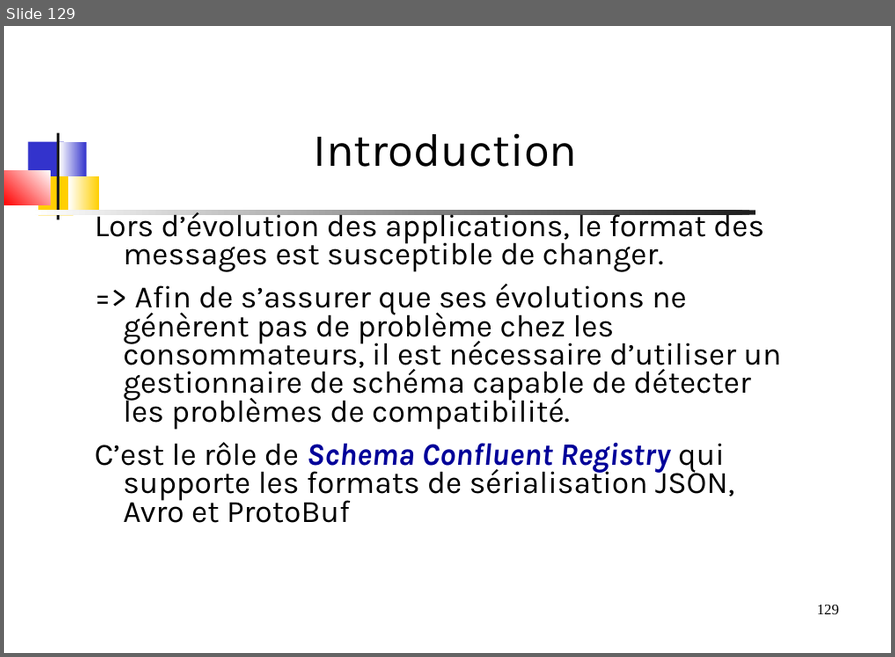
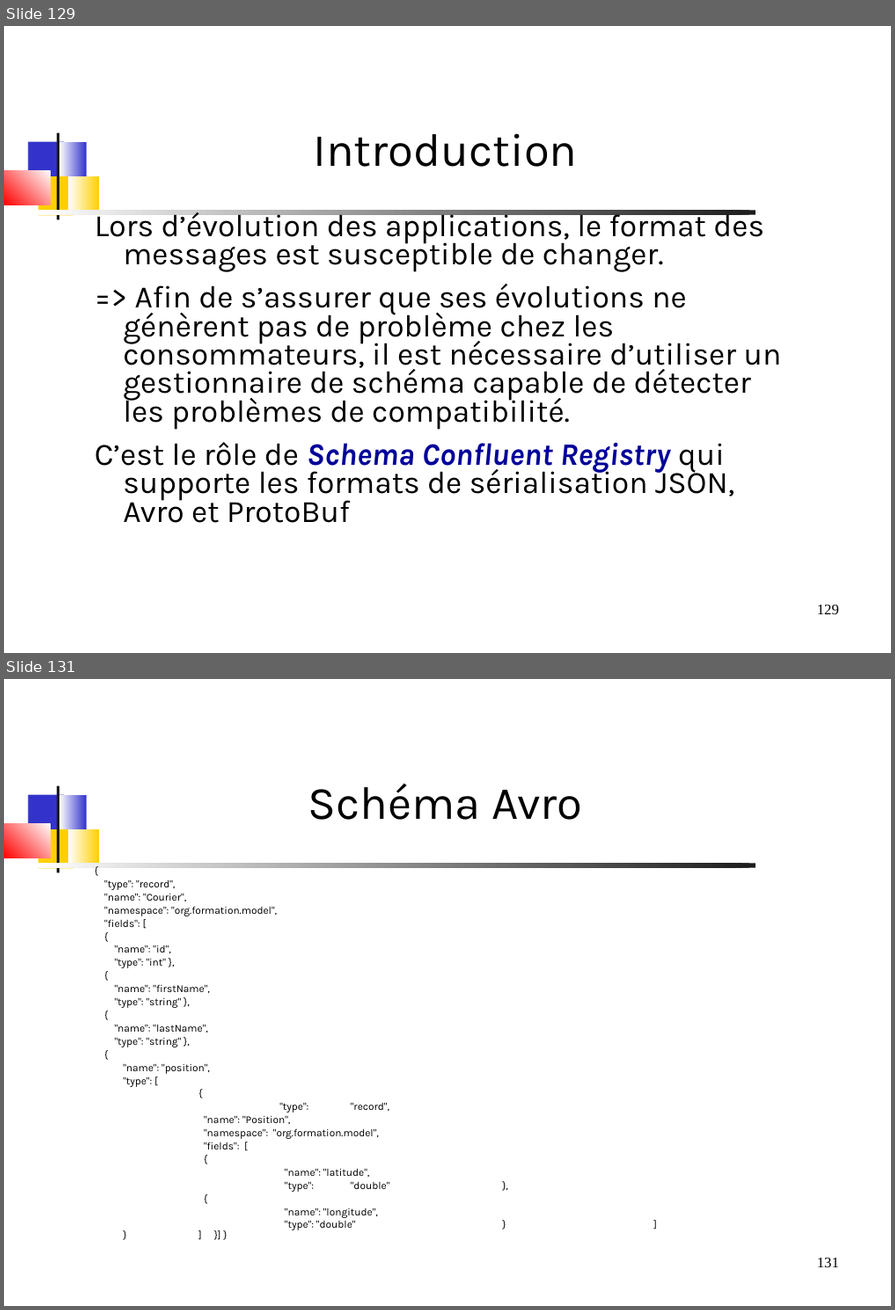
Before and after one commit to dthibau/kafka, a slide deck: KafkaAdmin.odp. Shown one above the other, each under a label of ours: slide 129 before the commit, slides 129 and 131 after it; the slides between them are not shown. The pictures are 895x657 and 895x1310 pixels, drawn with LibreOffice and Linux fonts; fonts in the diff are those of the drawing. Boxes give left, top, right and bottom in pixels: in the first picture for what was removed or moved away, otherwise in the second. Text is boxed around its words. In the diff, an @@ line names an element or a change of style, - is before the commit and + after.

```diff
--- a/KafkaAdmin.odp
+++ b/KafkaAdmin.odp
@@ slide 131 added at <box>4,679,891,1306</box>, background #FFFFFF; not listed: 8 template elements that a slide beside it also shows @@
@@ title added at <box>308,784,582,820</box>, 44 pt, text #000000 @@
+Schéma Avro
@@ text added at <box>104,881,390,1231</box>, 10 pt, text #000000 @@
+{
+"type": "record",
+"name": "Courier",
+"namespace": "org.formation.model",
+"fields": [
+{
+"name": "id",
+"type": "int" },
+{
+"name": "firstName",
+"type": "string" },
+{
+"name": "lastName",
+"type": "string" },
+{
+"name": "position",
+"type": [
+{
+"type": "record",
+"name": "Position",
+"namespace": "org.formation.model",
+"fields": [
+{
+"name": "latitude",
+"type": "double" },
+{
+"name": "longitude",
+"type": "double" } ] } ] }] }
```
Also in this commit, not shown: 6 slides changed, 4 other slides added, 7 other files.
